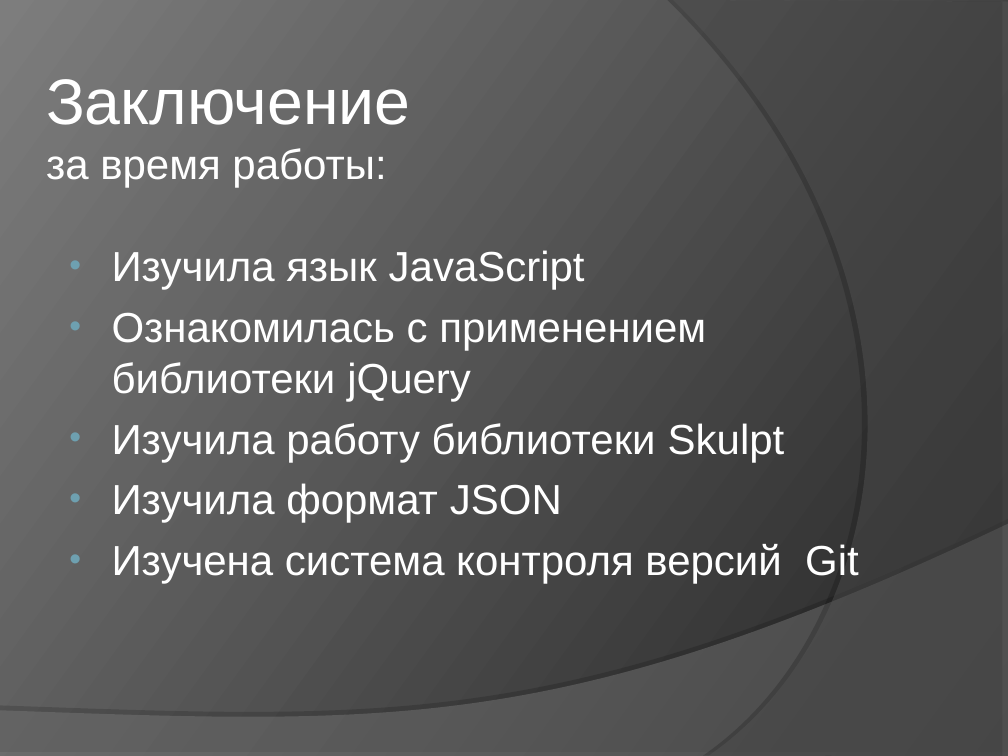
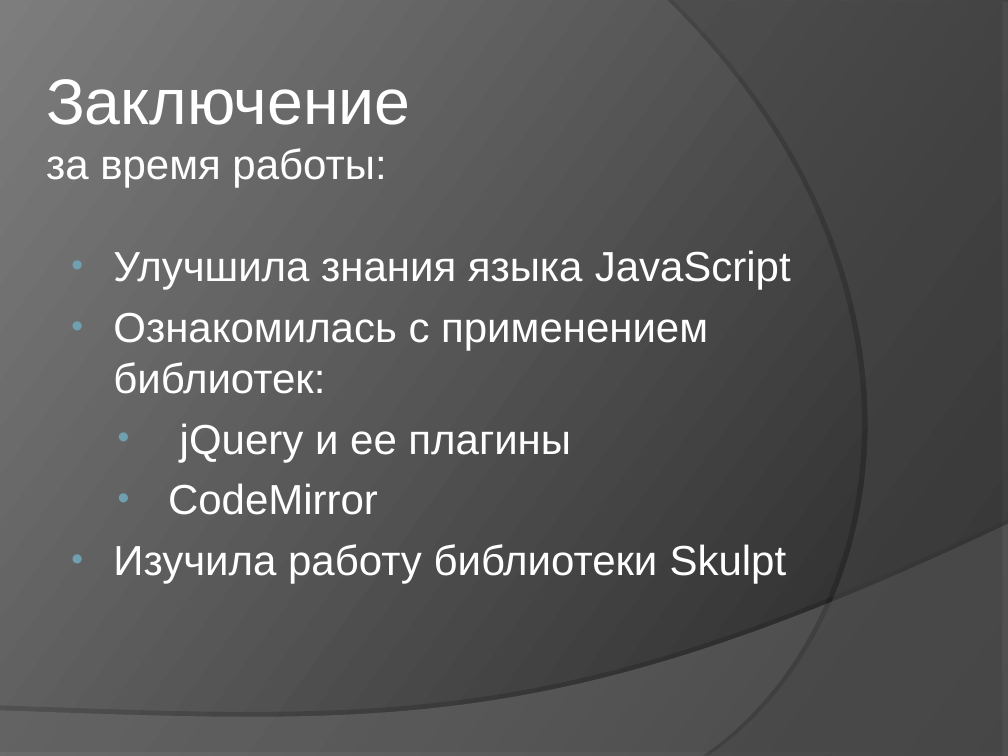
Before and after one commit to klenin/cats-junior, a slide deck: slide 24 of C8403A_Vasilyeva_presentation.ppt. Drawn at 1008x756 pixels with LibreOffice and Linux fonts; fonts in the diff are those of the drawing. Boxes give left, top, right and bottom in pixels: in the first picture for what was removed or moved away, otherwise in the second. Text is boxed around its words. In the diff, an @@ line names an element or a change of style, - is before the commit and + after.

```diff
--- a/C8403A_Vasilyeva_presentation.ppt
+++ b/C8403A_Vasilyeva_presentation.ppt
@@ text at <box>113,250,791,515</box>: text changed @@
-• Изучила язык JavaScript
-• Ознакомилась с применением библиотеки jQuery
+• Улучшила знания языка JavaScript
+• Ознакомилась с применением библиотек:
+  • jQuery и ее плагины
+  • CodeMirror
@@ text at <box>112,483,859,584</box>: paragraphs removed @@
-• Изучила формат JSON
-• Изучена система контроля версий Git
```
Also in this commit, not shown: 10 other slides changed, 1 other file.
